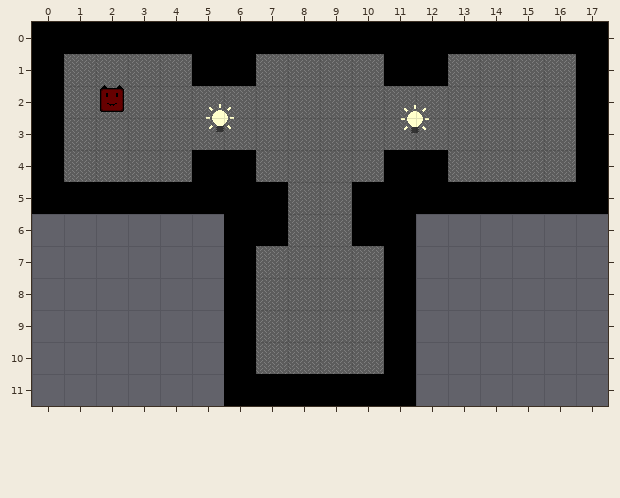
Level history. Tiled map: assets/maps/tutorial02.tmx. Above, as it was before the edit.
Cells are 32x32 px. Shown: x 0..17, y 0..11. Tiles whose own drawing changed are shown in their newer look in all pictures.
The result:
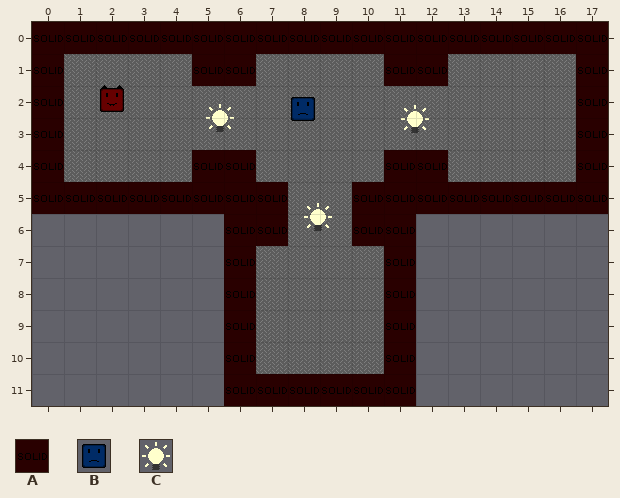
Key: from "solid32": A 1; from "tilemap": B 3, C 4.
_ is an empty cell, . an unchanged one.
Objects are placed by their top-left corner, in cells (3,4 is the top-left corner of cell 3,4); size is 1x1 cell unless given.
Tiles of an added or newly shown layer are drawn over the layers below it.
See-through tiles are keyed as they look on the map.
What changed:
--- layer "collide" (now shown)
@@ x 0..17 @@
- 0 __________________
- 1 _....__....__...._
- 2 _................_
- 3 _................_
- 4 _....__....__...._
- 5 ________..________
- 6 ......__..__......
- 7 ......_...._......
- 8 ......_...._......
- 9 ......_...._......
-10 ......_...._......
-11 ......______......
+ 0 AAAAAAAAAAAAAAAAAA
+ 1 A....AA....AA....A
+ 2 A................A
+ 3 A................A
+ 4 A....AA....AA....A
+ 5 AAAAAAAA..AAAAAAAA
+ 6 ......AA..AA......
+ 7 ......A....A......
+ 8 ......A....A......
+ 9 ......A....A......
+10 ......A....A......
+11 ......AAAAAA......
--- layer "objects"
+B "enemy" at 8,2.2
+C "light" at 8.4,5.6
Where, in picture pixels (left, top, right, bottom), the same in both pictures:
added: (32, 22, 608, 406)
